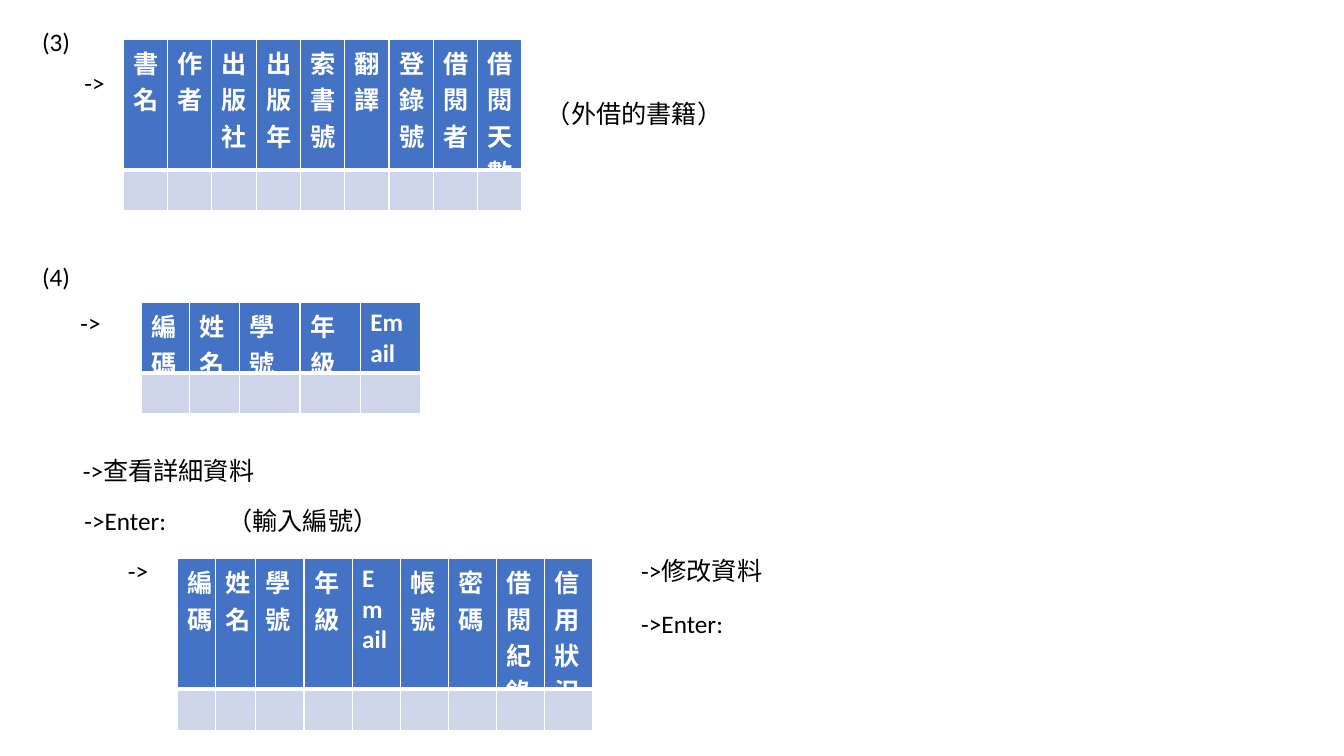
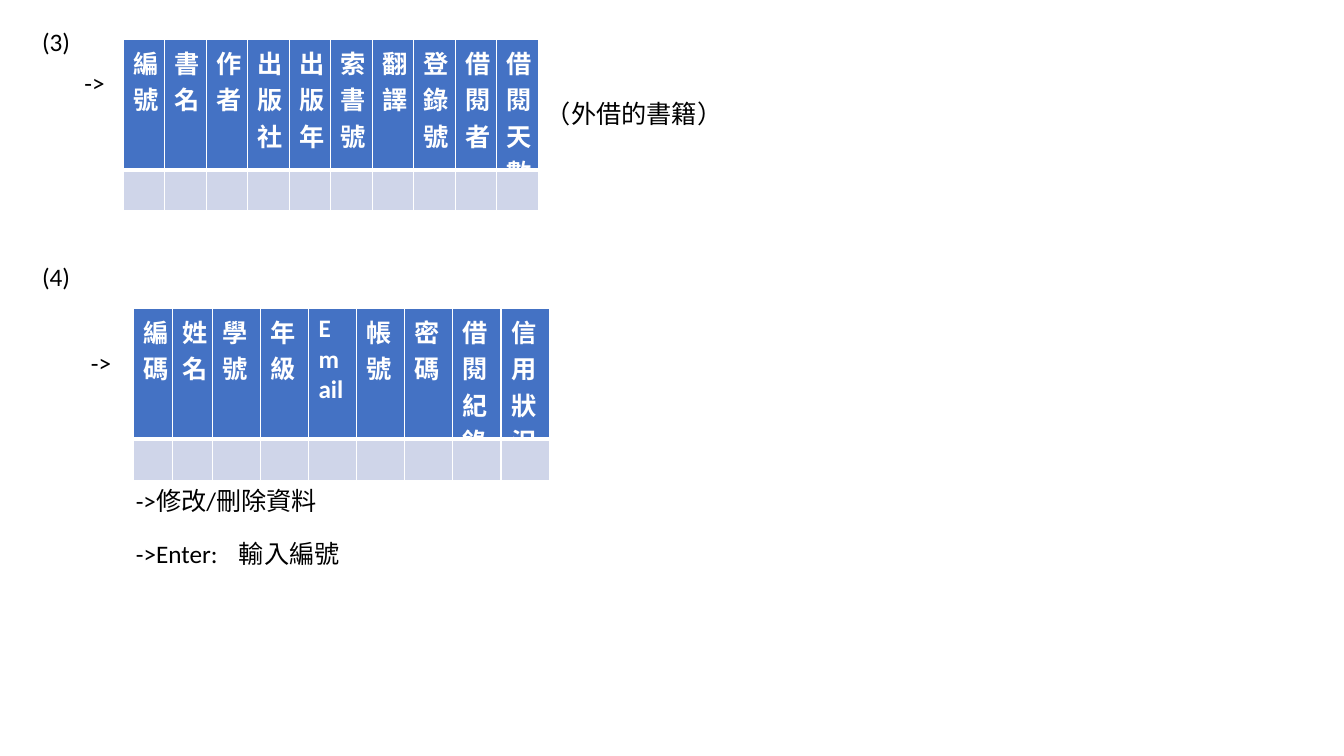
Before and after one commit to 1508leo/PD_Final_Project, a slide deck: slide 4 of outline.pptx. Drawn at 1344x756 pixels with LibreOffice and Linux fonts; fonts in the diff are those of the drawing. Boxes give left, top, right and bottom in pixels: in the first picture for what was removed or moved away, otherwise in the second. Text is boxed around its words. In the diff, an @@ line names an element or a change of style, - is before the commit and + after.

```diff
--- a/outline.pptx
+++ b/outline.pptx
@@ table at (123, 39, 536, 212) @@
+column 1: 編號 | 
@@ table: place and size @@
-table at (123, 39, 522, 212)
+table at (123, 39, 536, 212)
@@ table: place and size @@
-table at (177, 559, 595, 731)
+table at (134, 309, 552, 481)
@@ table removed at (142, 302, 422, 414), 2 rows, 5 columns @@
-編碼 | 姓名 | 學號 | 年級 | Email
- |  |  |  | 
@@ text "->": place and size @@
-text "->" at (71, 302, 112, 343)
+text "->" at (81, 343, 122, 383)
@@ text removed at (83, 459, 254, 482) @@
-->查看詳細資料
@@ text at (136, 489, 317, 512): text changed @@
-->修改資料
+->修改/刪除資料
@@ text removed at (84, 513, 166, 530) @@
-->Enter:
@@ text "->Enter:": place and size @@
-text "->Enter:" at (641, 616, 723, 633)
+text "->Enter:" at (136, 546, 218, 563)
@@ text removed at (118, 551, 159, 591) @@
-->
@@ text at (239, 541, 340, 565): text changed @@
-（輸入編號）
+輸入編號
```
Also in this commit, not shown: 2 other slides changed, 1 other file.
